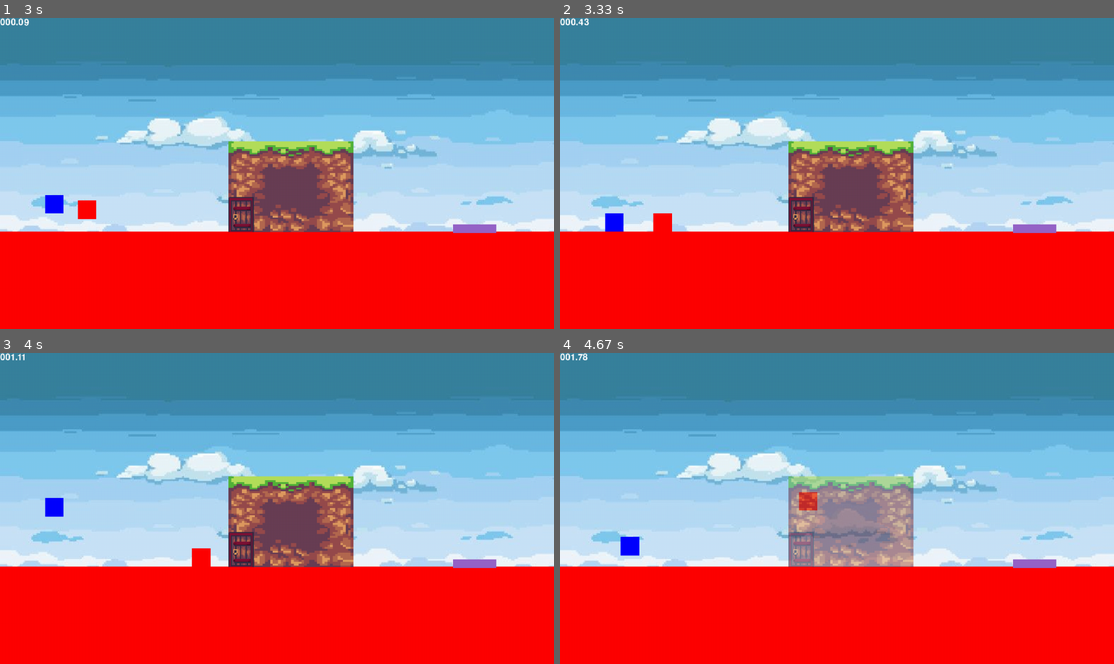
Above: before the commit, frames 1-4 (two rows, left to right).
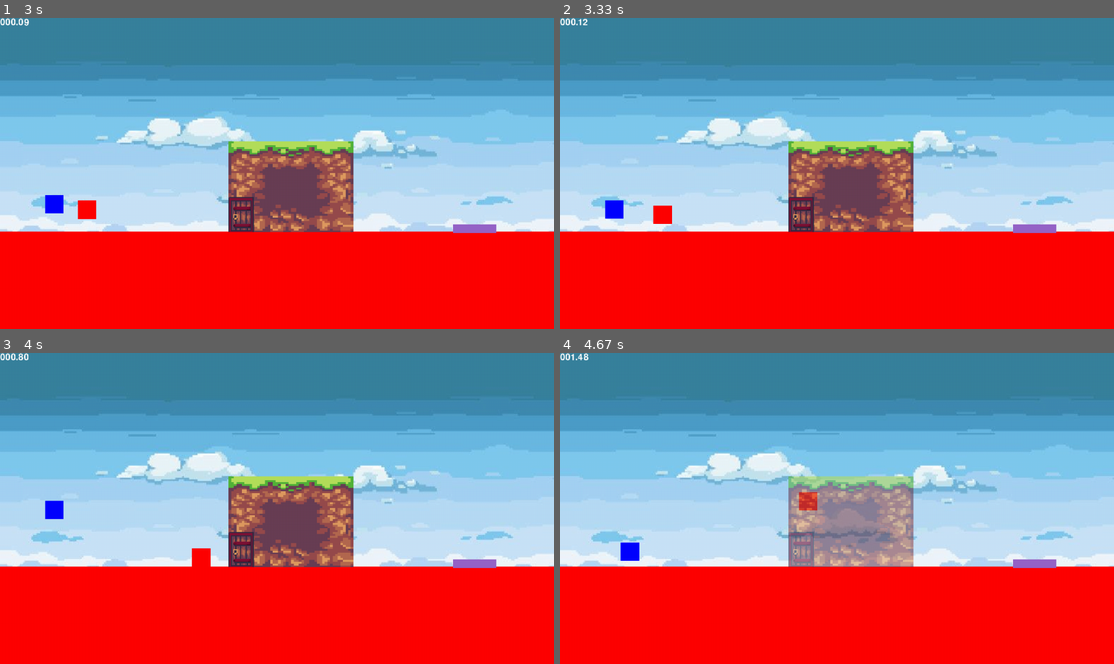
Above: after the commit, the same moments.

Repository: EvannBerthou/PygamePlatformer
Game: pygame game, started from main.py
The game is run twice, just before and just after one commit, with the same random seed, the same clock (stepped at 60 frames per second) and the same inputs.
Inputs (mouse positions are in pixels of both pictures, inside the frame that each line leads up to):
- Up to frame 1 (3 s): hold R 0.33-0.8 s; hold Right 0.33-0.8 s; press the mouse at (277, 182) at 0.92 s; move the mouse to (310, 192) at 1.02 s; release the mouse at (343, 198) at 1.15 s; press the mouse at (60, 33) at 1.25 s; move the mouse to (132, 114) at 1.35 s; release the mouse at (204, 195) at 1.48 s; press the mouse at (60, 108) at 1.58 s; move the mouse to (221, 142) at 1.68 s; release the mouse at (382, 176) at 1.82 s; press the mouse at (60, 33) at 1.92 s; move the mouse to (144, 126) at 2.02 s; release the mouse at (221, 223) at 2.15 s; press the mouse at (509, 307) at 2.25 s; move the mouse to (288, 235) at 2.35 s; release the mouse at (72, 164) at 2.48 s; press the mouse at (277, 148) at 2.58 s; move the mouse to (354, 217) at 2.68 s; release the mouse at (432, 285) at 2.82 s; press the mouse at (277, 148) at 2.92 s
- Up to frame 2 (3.33 s): move the mouse to (731, 173) at 3.02 s; release the mouse at (632, 198) at 3.15 s; hold R from 3.22 s (still down); hold Right from 3.22 s (still down); move the mouse to (975, 145) at 3.25 s
- Up to frame 3 (4 s): release R at 3.68 s; release Right at 3.68 s; hold Right from 3.72 s (still down); move the mouse to (221, 536) at 3.75 s; tap Space at 3.78 s
- Up to frame 4 (4.67 s): tap Space at 4.08, 4.28, 4.62 s; release Right at 4.18 s; hold Up 4.22-4.52 s; move the mouse to (681, 527) at 4.25 s; hold Right from 4.55 s (still down); hold D from 4.55 s (still down); move the mouse to (975, 421) at 4.58 s

Frame 1 is identical in both runs. In frame 2, 0.5% of the frame differs, in the area x 3-21%, y 0-69%; in frame 3, 0.1%; in frame 4, 0.2%.

Commit message:
(#230) Pressing 'r' reload the level

Diff:
--- a/main.py
+++ b/main.py
@@ -52,6 +52,8 @@
                 if event.type == KEYDOWN:
                     if event.key == K_ESCAPE:
                         if self.game_state == GameState.IN_GAME: self.load_main_menu()
+                    if event.key == K_r:
+                        if self.game_state == GameState.IN_GAME: self.level_manager.reload_level(0,0)
 
             if self.game_state == GameState.MAIN_MENU:
                 self.main_menu.update(mouse_position, mouse_pressed, mouse_rel, events)
